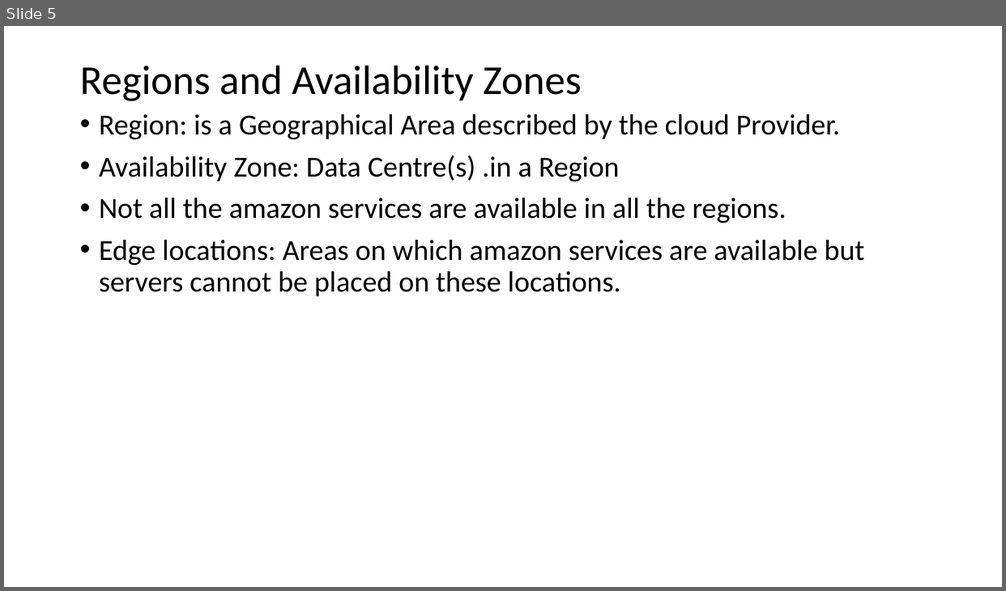
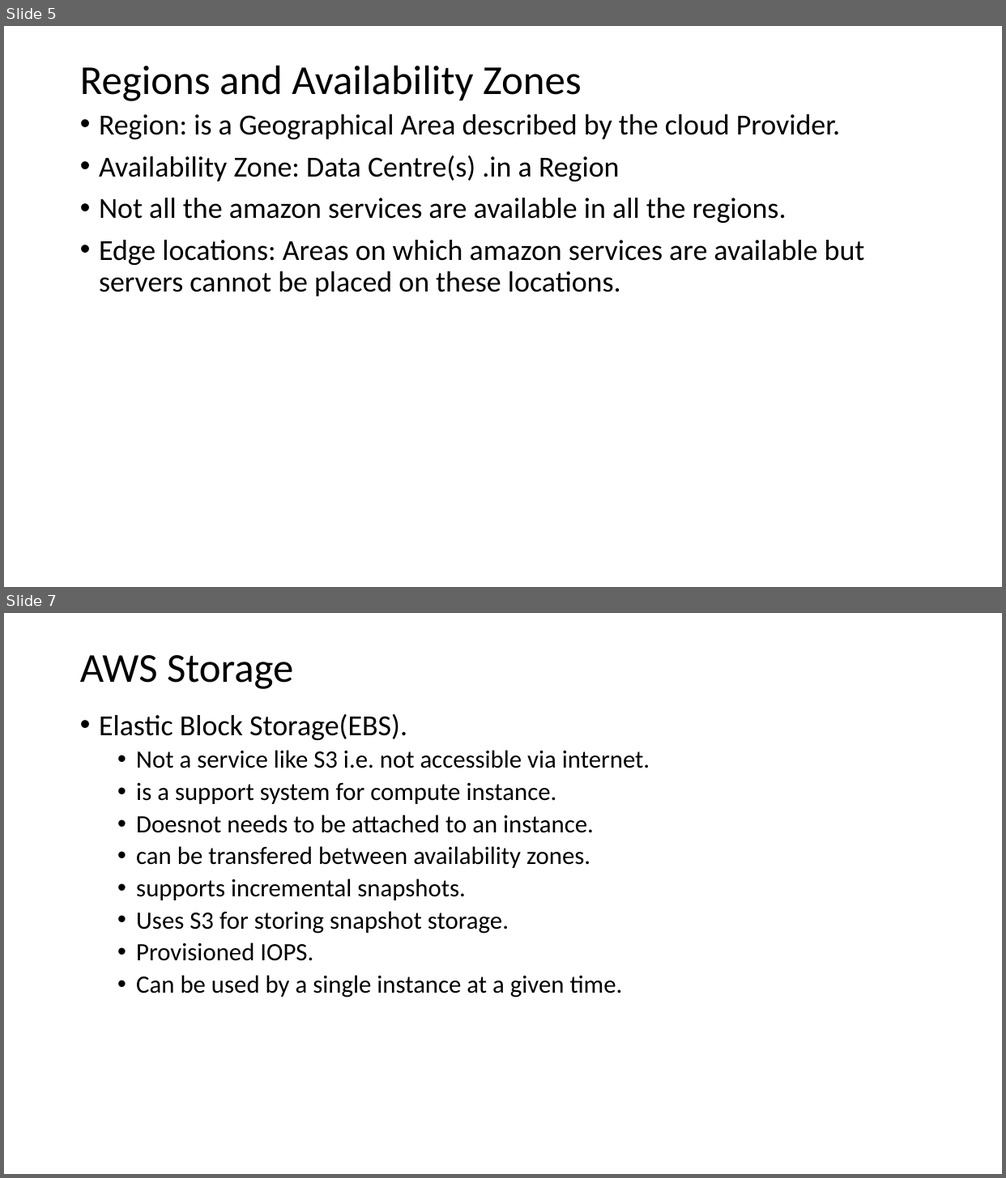
Before and after one commit to akhan90/all-the-learning, a slide deck: AWS/AWS.pptx. Shown one above the other, each under a label of ours: slide 5 before the commit, slides 5 and 7 after it; the slides between them are not shown. The pictures are 1006x591 and 1006x1178 pixels, drawn with LibreOffice and Linux fonts; fonts in the diff are those of the drawing. Boxes give left, top, right and bottom in pixels: in the first picture for what was removed or moved away, otherwise in the second. Text is boxed around its words. In the diff, an @@ line names an element or a change of style, - is before the commit and + after.

```diff
--- a/AWS/AWS.pptx
+++ b/AWS/AWS.pptx
@@ slide 7 added at box(4, 613, 1002, 1174), background #FFFFFF @@
@@ title added at box(80, 655, 293, 689), 39.6 pt, text #000000 @@
+AWS Storage
@@ text added at box(99, 714, 650, 998), 24 pt, text #000000 @@
+• Elastic Block Storage(EBS).
+  • Not a service like S3 i.e. not accessible via internet.
+  • is a support system for compute instance.
+  • Doesnot needs to be attached to an instance.
+  • can be transfered between availability zones.
+  • supports incremental snapshots.
+  • Uses S3 for storing snapshot storage.
+  • Provisioned IOPS.
+  • Can be used by a single instance at a given time.
```
Also in this commit, not shown: 4 other slides added, 5 other files.
